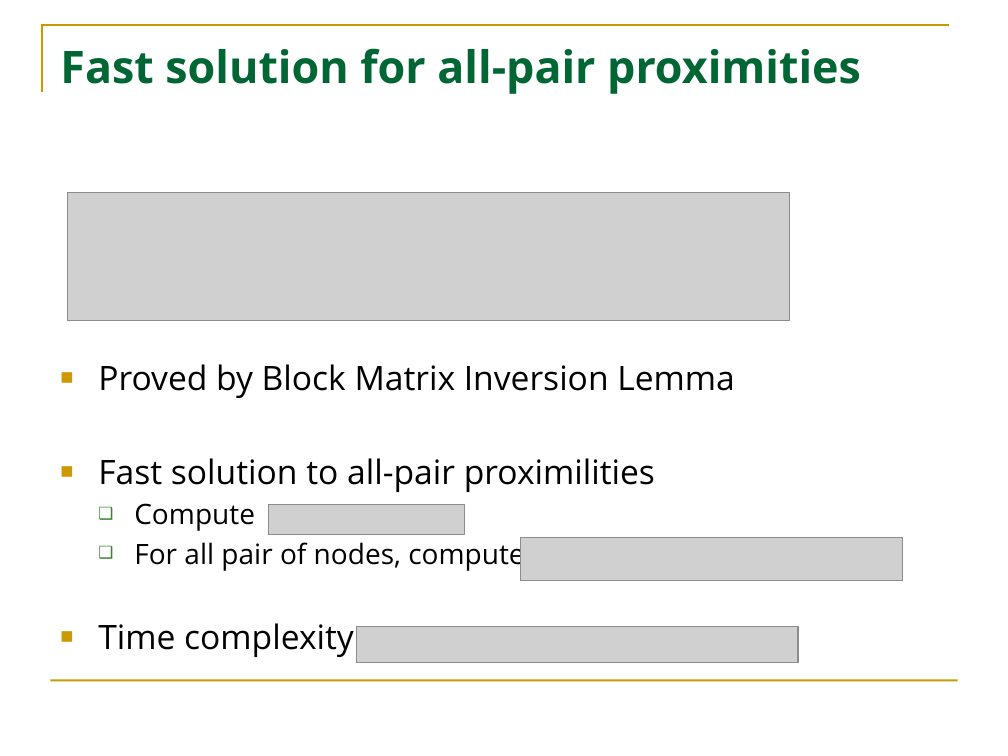
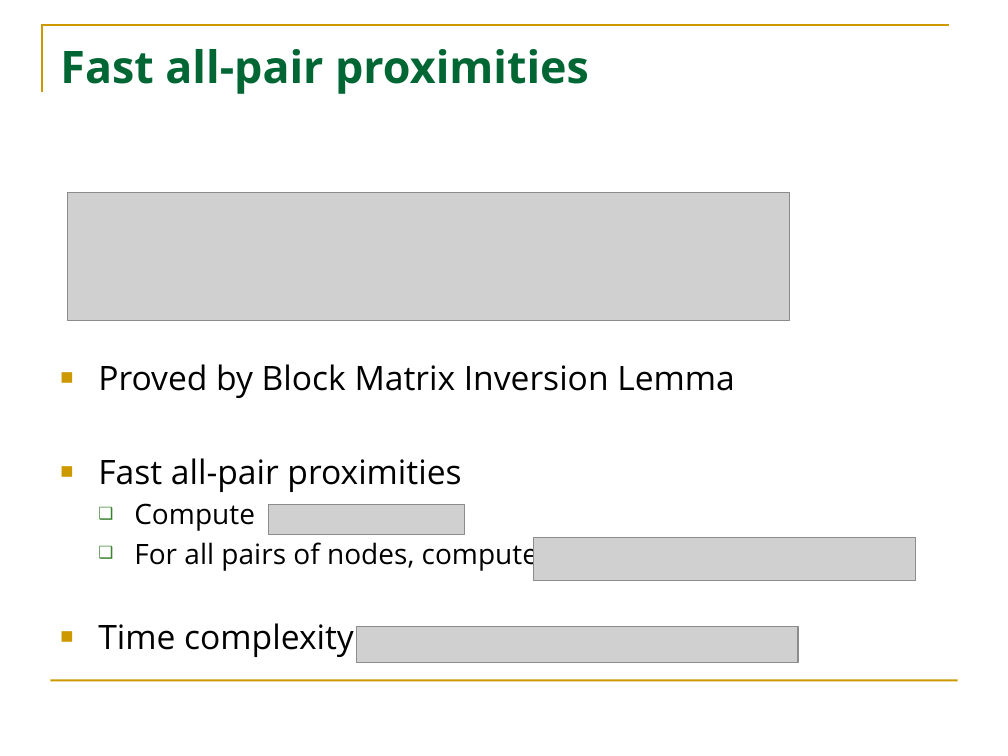
Before and after one commit to HuanSGT/rw-dir-prox, a slide deck: slide 14 of rw-pdf.pptx. Drawn at 1008x756 pixels with LibreOffice and Linux fonts; fonts in the diff are those of the drawing; grey boxes stand for pictures. Boxes give left, top, right and bottom in pixels: in the first picture for what was removed or moved away, otherwise in the second. Text is boxed around its words. In the diff, an @@ line names an element or a change of style, - is before the commit and + after.

```diff
--- a/rw-pdf.pptx
+++ b/rw-pdf.pptx
@@ title at bbox=[60, 49, 589, 94]: text changed @@
-Fast solution for all-pair proximities
+Fast all-pair proximities
@@ text at bbox=[98, 458, 461, 492]: text changed @@
-■ Fast solution to all-pair proximilities
+■ Fast all-pair proximities
@@ text at bbox=[134, 537, 538, 571]: text changed @@
-  ❑ For all pair of nodes, compute
+  ❑ For all pairs of nodes, compute
@@ picture: place and size @@
-picture at bbox=[521, 537, 903, 580]
+picture at bbox=[533, 537, 915, 580]
```
Also in this commit, not shown: 7 other slides changed, 5 other files.
